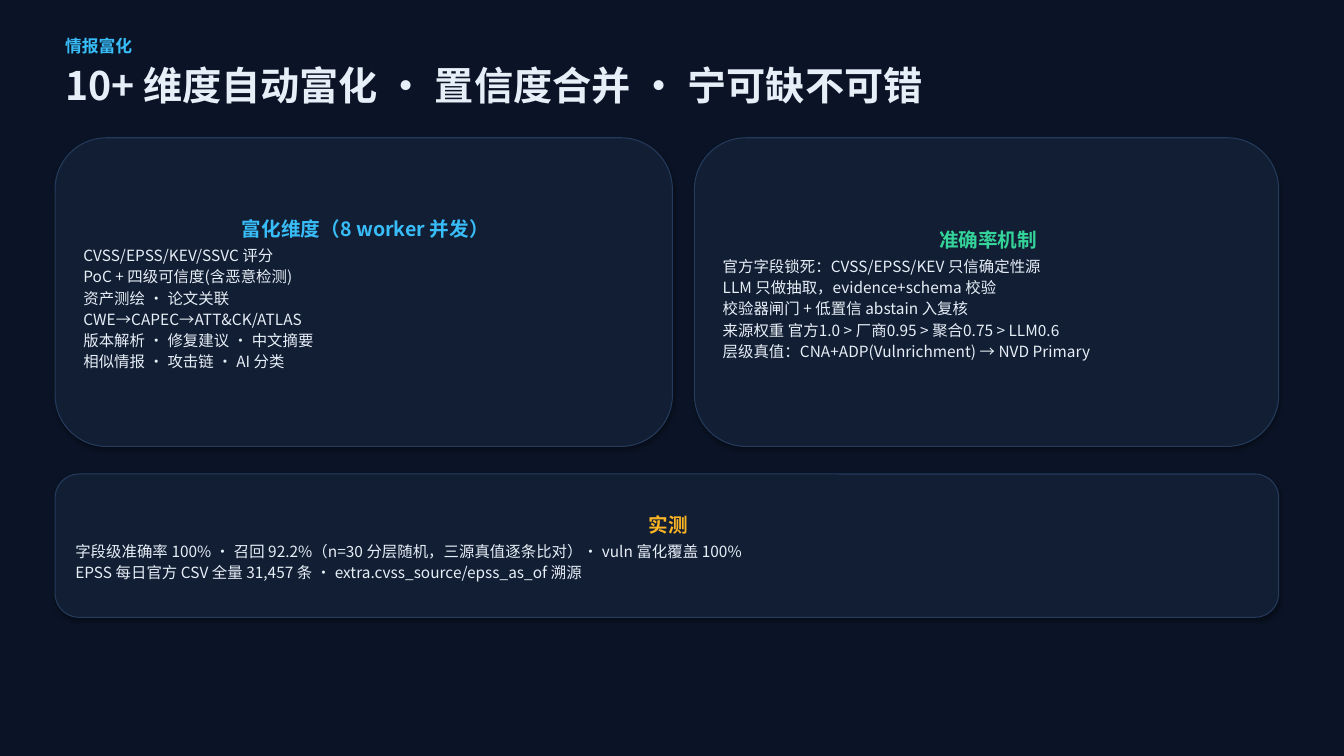
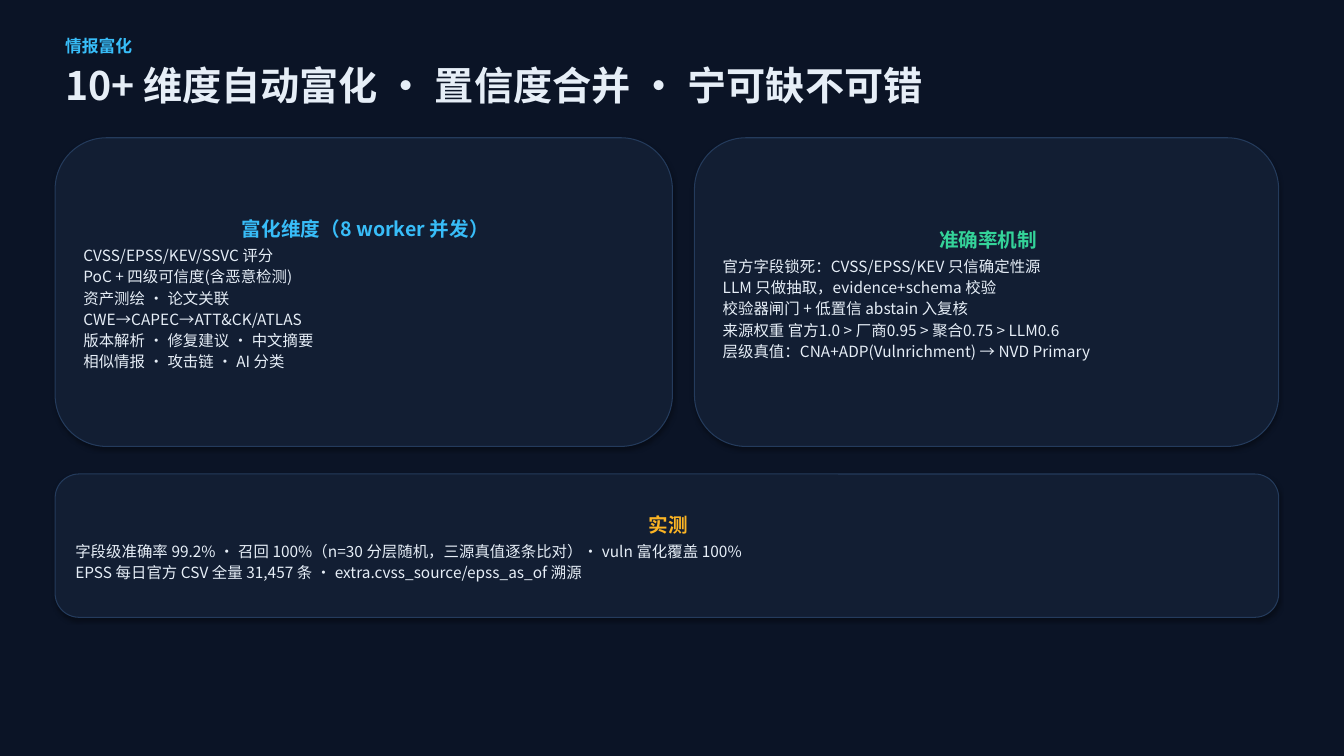
Before and after one commit to Shuuyou/nereid, a slide deck: slide 5 of docs/nereid-defense.pptx. Drawn at 1344x756 pixels with LibreOffice and Linux fonts; fonts in the diff are those of the drawing. Boxes give left, top, right and bottom in pixels: in the first picture for what was removed or moved away, otherwise in the second. Text is boxed around its words. In the diff, an @@ line names an element or a change of style, - is before the commit and + after.

```diff
--- a/docs/nereid-defense.pptx
+++ b/docs/nereid-defense.pptx
@@ text in rounded rectangle at [75, 544, 742, 559]: text changed @@
-字段级准确率 100% · 召回 92.2%（n=30 分层随机，三源真值逐条比对）· vuln 富化覆盖 100%
+字段级准确率 99.2% · 召回 100%（n=30 分层随机，三源真值逐条比对）· vuln 富化覆盖 100%
```
Also in this commit, not shown: 1 other slide changed, 7 other files.
